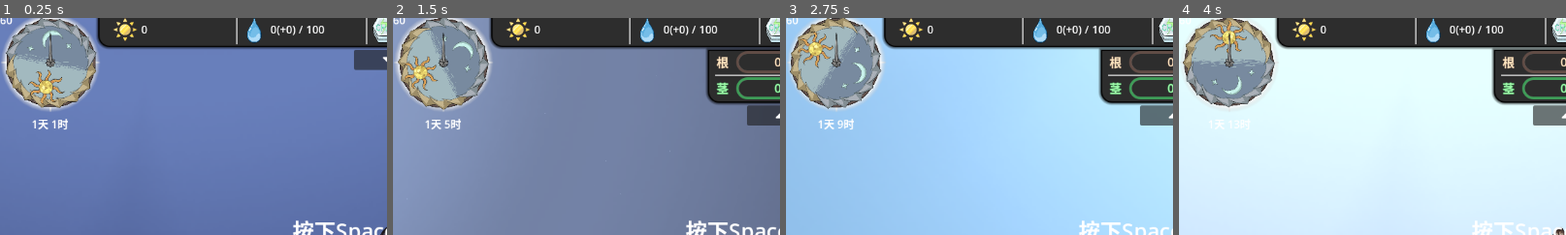
Above: before the commit, frames 1-4 (left to right).
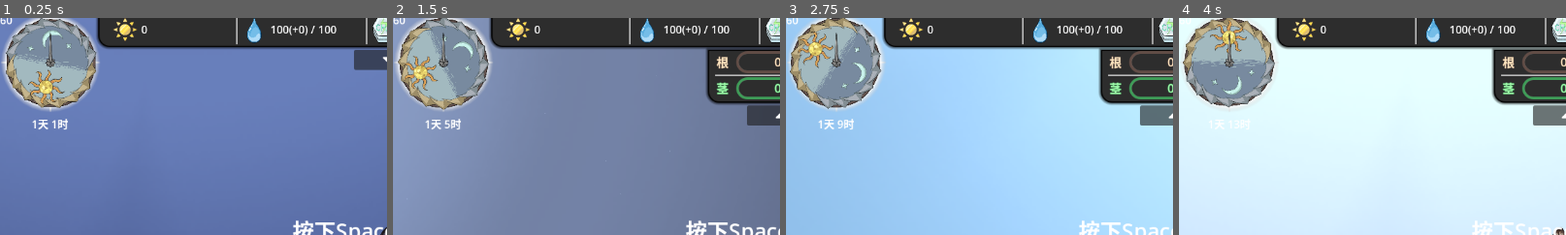
Above: after the commit, the same moments.

Repository: DeanNevan/RootsOfLife
Game: Godot game, scene res://src/main/MainGame/MainGame.tscn
Same seed, same stepped clock (60 frames per second), same inputs: the game is played once before the commit and once after it. The engine's default icon, where the game draws it, is replaced by a stand-in: a white triangle on a blue panel in a dark square.
Inputs (mouse positions are % of the whole screen's width and height, from its top left):
- Up to frame 1 (0.25 s): no input
- Up to frame 2 (1.5 s): click (50, 11) at 0.5 s; click "设置" at 1.25 s
- Up to frame 3 (2.75 s): tap Enter at 2 s; drag from (50, 50) to (93, 4) at 2.02 s
- Up to frame 4 (4 s): drag from (50, 50) to (93, 4) at 2.77 s; move the mouse to (50, 50) at 3.52 s; hold D (view_right) from 3.53 s (still down); tap E at 3.6 s; click (50, 50) at 3.67 s
The pictures show only the part of the screen within x 0-50%, y 1-51%; the shares and areas given below are measured in that part.

The runs differ from the first frame. In frame 1, 0.4% of the frame differs, in the area x 69-87%, y 3-9%; in frame 2, 0.4%; in frame 3, 0.4%; in frame 4, 0.4%.

Commit message:
光合作用

Diff:
--- a/src/main/MainGame/MainGame.gd
+++ b/src/main/MainGame/MainGame.gd
@@ -18,9 +18,6 @@
 	Data.init_all()
 	game_world.init_all()
 	start_seed()
-	await get_tree().process_frame
-	await get_tree().process_frame
-	await get_tree().process_frame
 	pass # Replace with function body.
 
 func _unhandled_input(event):
--- a/src/main/Plant/Plant.gd
+++ b/src/main/Plant/Plant.gd
@@ -45,6 +45,7 @@
 func _ready():
 	stop_building()
 	Data.plant = self
+	GameTime.connect("hour_passed", _on_hour_passed)
 	pass # Replace with function body.
 
 func _unhandled_input(event):
@@ -320,3 +321,47 @@
 	emit_signal("leaf_fallen", leaf)
 	leaf.fall()
 	pass
+
+func _on_hour_passed():
+	Data.water.update()
+
+	var sunlight_level : float = Data.sunlight.value
+	var consumed_water := 0.0
+	if Data.water.value >= sunlight_level:
+		if Data.is_neglect_energy_capacity:
+			Data.water.value -= sunlight_level
+			consumed_water = sunlight_level
+		else:
+			var temp : float = Data.energy.capacity - Data.energy.value
+			if temp < 0:
+				temp = 0
+			if sunlight_level <= temp:
+				Data.water.value -= sunlight_level
+				consumed_water = sunlight_level
+			else:
+				Data.water.value -= temp
+				consumed_water = temp
+	else:
+		if Data.is_neglect_energy_capacity:
+			consumed_water = Data.water.value
+			Data.water.value = 0
+		else:
+			var temp : float = Data.energy.capacity - Data.energy.value
+			if temp < 0:
+				temp = 0
+			if sunlight_level <= temp:
+				consumed_water = Data.water.value
+				Data.water.value = 0
+			else:
+				Data.water.value -= temp
+				consumed_water = temp
+
+	Data.energy.value += consumed_water * Data.photosynthesis_effeciency
+
+	Data.water.update()
+	Data.energy.update()
+	Data.nutrition_n.update()
+	Data.nutrition_k.update()
+	Data.nutrition_p.update()
+
+	pass
--- a/src/main/autoload/Data.gd
+++ b/src/main/autoload/Data.gd
@@ -11,7 +11,10 @@
 var nutrition_p := NutritionP.new()
 var nutrition_k := NutritionK.new()
 
+var photosynthesis_effeciency := 1.0
+
 var is_pause_leaf_fall := false
+var is_neglect_energy_capacity := false
 
 #根系成长值(1米=100像素=1成长值，S/M/L储藏根=3/6/9成长值)
 var roots_growth_point := 0.0:
@@ -66,7 +69,7 @@
 	energy.capacity = 100
 	energy.value = 100
 	water.capacity = 100
-	water.value = 0
+	water.value = 100
 	nutrition_n.capacity = 100
 	nutrition_n.value = 0
 	nutrition_p.capacity = 100
Not shown: 1 places in src/main/MainGame/MainGame.tscn that only renumber resources
